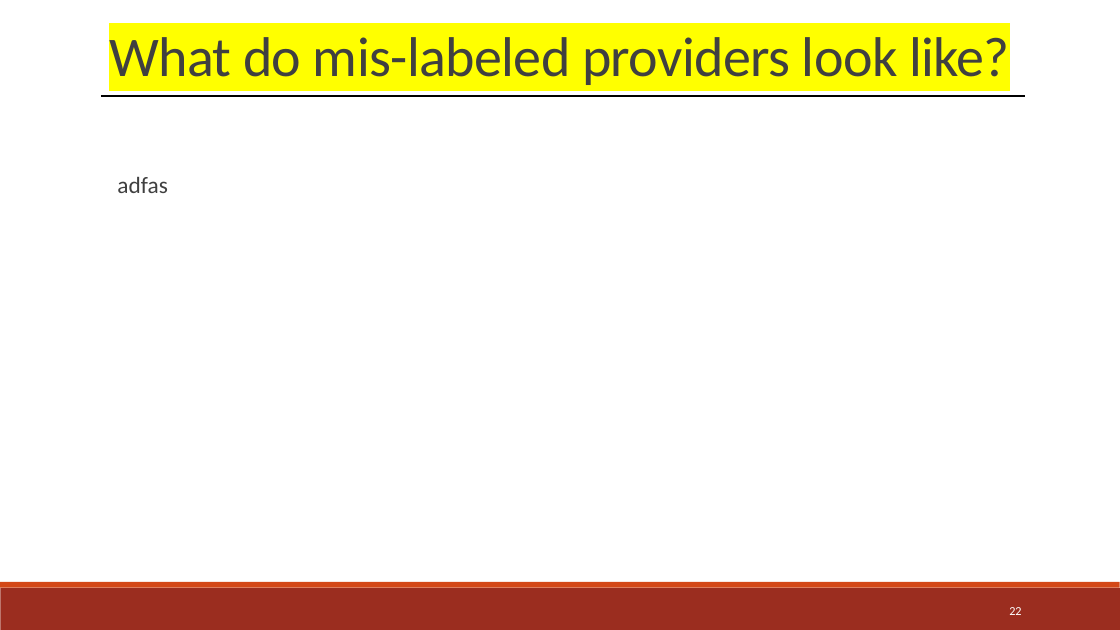
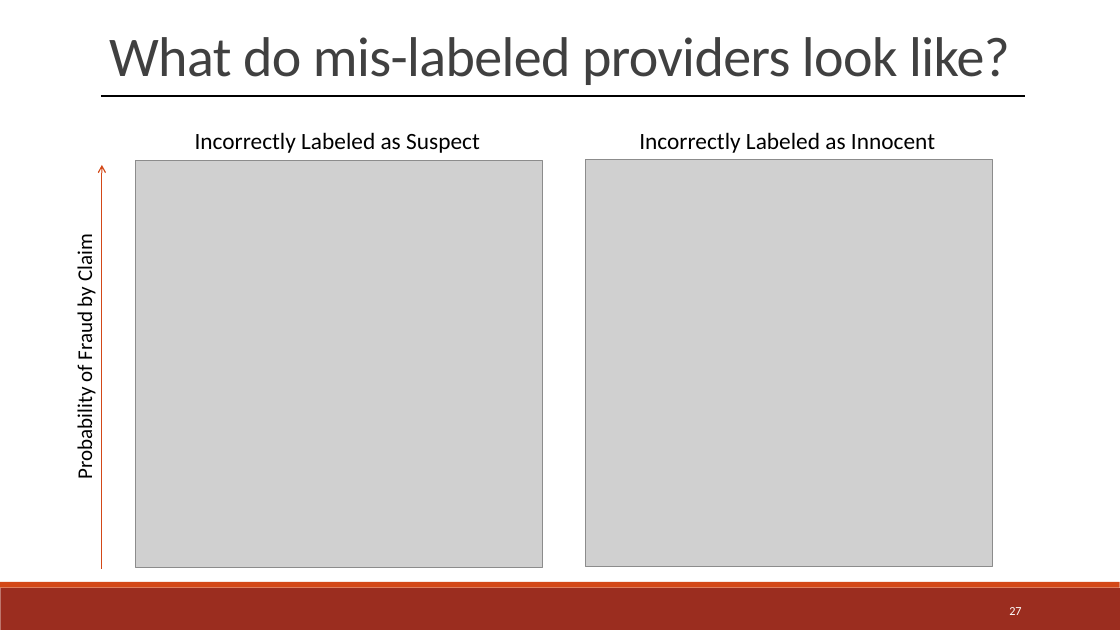
Before and after one commit to jwelch1123/healthcare_fraud_detection, a slide deck: slide 27 of Presentation.pptx (slide 22 before the commit). Drawn at 1120x630 pixels with LibreOffice and Linux fonts; fonts in the diff are those of the drawing; grey boxes stand for pictures. Boxes give left, top, right and bottom in pixels: in the first picture for what was removed or moved away, otherwise in the second. Text is boxed around its words. In the diff, an @@ line names an element or a change of style, - is before the commit and + after.

```diff
--- a/Presentation.pptx
+++ b/Presentation.pptx
@@ text "What do mis-labeled providers look ..." at (x1=109, y1=37, x2=1010, y2=85): highlight #FFFF00 to none @@
@@ text added at (x1=195, y1=132, x2=480, y2=153), 20 pt, text #000000 @@
+Incorrectly Labeled as Suspect
@@ text added at (x1=639, y1=132, x2=935, y2=153), 20 pt, text #000000 @@
+Incorrectly Labeled as Innocent
@@ arrow added from (102, 569) to (102, 165), #D34817 1 pt @@
@@ text removed at (x1=117, y1=177, x2=167, y2=193) @@
-  adfas
@@ picture added at (x1=135, y1=160, x2=542, y2=567) @@
@@ picture added at (x1=586, y1=160, x2=992, y2=566) @@
@@ text added at (x1=72, y1=238, x2=98, y2=476), 18 pt, text #000000 @@
+Probability of Fraud by Claim
@@ page number at (x1=1009, y1=607, x2=1021, y2=615): text changed @@
-22
+27
```
Also in this commit, not shown: 6 other slides changed, 10 slides added, 5 slides removed, 18 other files.
